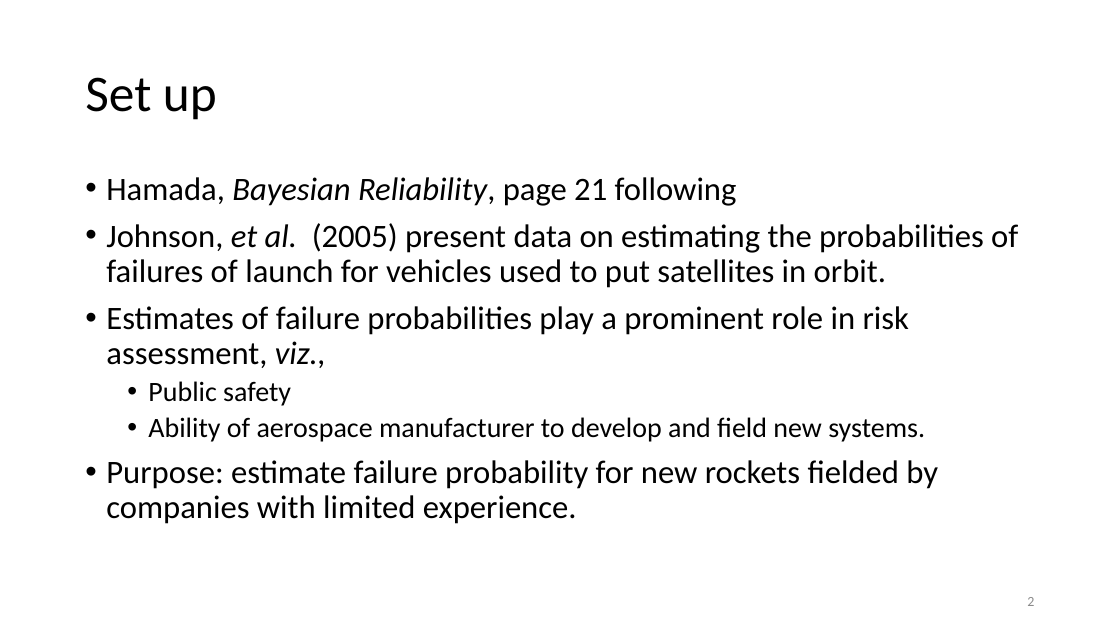
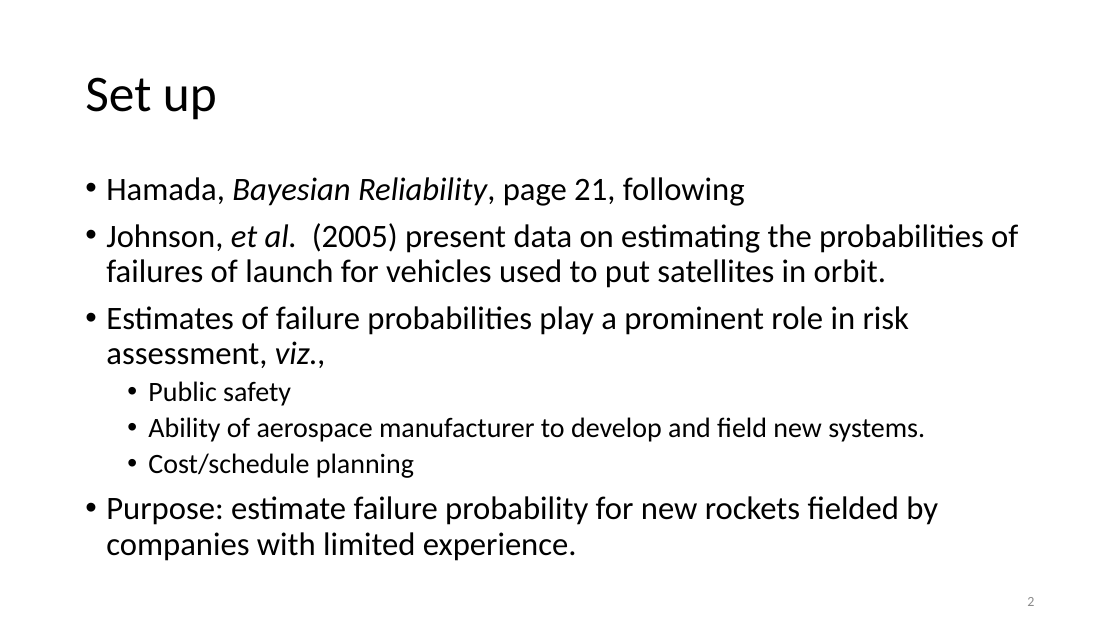
Before and after one commit to jamesbrownlow/BayesTutorialRjags, a slide deck: slide 2 of HamadaEx1.pptx. Drawn at 1120x630 pixels with LibreOffice and Linux fonts; fonts in the diff are those of the drawing. Boxes give left, top, right and bottom in pixels: in the first picture for what was removed or moved away, otherwise in the second. Text is boxed around its words. In the diff, an @@ line names an element or a change of style, - is before the commit and + after.

```diff
--- a/HamadaEx1.pptx
+++ b/HamadaEx1.pptx
@@ text at (x1=106, y1=177, x2=745, y2=206): text changed @@
-• Hamada, Bayesian Reliability, page 21 following
+• Hamada, Bayesian Reliability, page 21, following
@@ text at (x1=148, y1=453, x2=414, y2=478): paragraph added @@
+  • Cost/schedule planning
```
Also in this commit, not shown: 12 other slides changed, 8 slides added, 4 slides removed, 1 other file.
